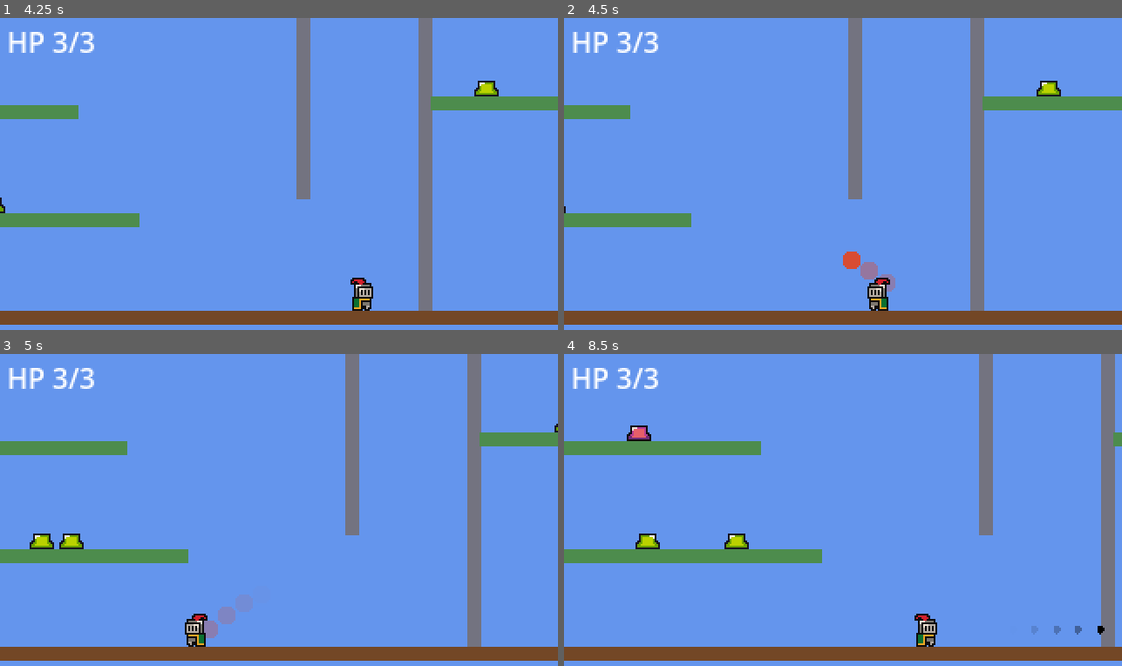
Above: before the commit, frames 1-4 (two rows, left to right).
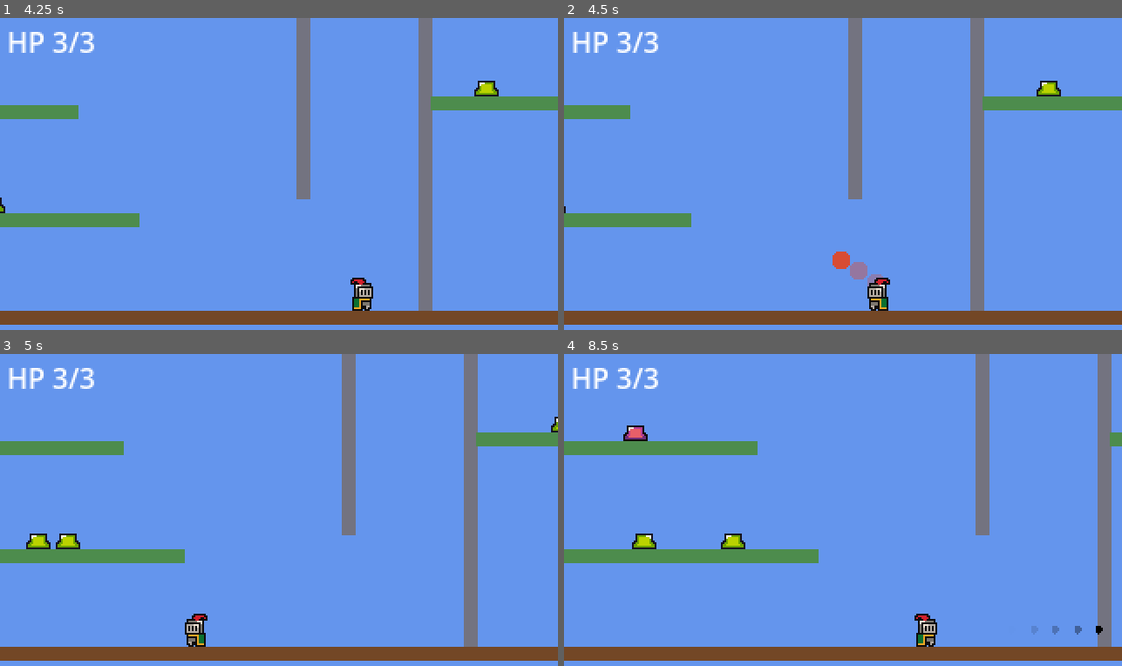
Above: after the commit, the same moments.

Repository: SolutionsByCarson/ScratchPad
Game: Godot game, scene res://scenes/main.tscn
The game is run twice, just before and just after one commit, with the same random seed, the same clock (stepped at 60 frames per second) and the same inputs.
Inputs:
- Up to frame 1 (4.25 s): hold D (move_right) 0.53-2.03 s; tap Shift (dash) at 0.6, 1.55, 2.1, 3.05 s; tap Space (jump) at 0.77, 1.52, 3.02, 3.77 s; tap S (slam) at 0.8, 1.35, 2.3, 3.6 s; hold A (move_left) 2.03-2.78 s; hold D (move_right) from 2.78 s (still down); tap J (shoot) at 2.85 s
- Up to frame 2 (4.5 s): release D (move_right) at 4.28 s; hold A (move_left) from 4.28 s (still down); tap K (throw) at 4.35 s
- Up to frame 3 (5 s): keep holding A (move_left); tap Space (jump) at 4.52 s; tap Shift (dash) at 4.55 s
- Up to frame 4 (8.5 s): release A (move_left) at 5.03 s; hold D (move_right) 5.03-5.78 s; tap Shift (dash) at 5.1, 6.05, 6.6, 7.55 s; tap S (slam) at 5.3, 5.85, 6.8, 8.1 s; hold A (move_left) 5.78-7.28 s; tap Space (jump) at 6.02, 6.77, 7.52 s; hold D (move_right) from 7.28 s (still down); tap J (shoot) at 7.35 s

Frame 1 is identical in both runs. In frame 2, 0.5% of the frame differs, in the area x 48-60%, y 74-88%; in frame 3, 2.5%, in the area x 4-100%, y 0-94%; in frame 4, 2.3%.

Commit message:
Grenade bounces (5s fuse, contact-detonate, 2 dmg); slam i-frames; damage flash
Grenade reworked: Area2D -> CharacterBody2D. Uses move_and_collide so
it physically bounces off walls/floor/platforms — velocity reflects
off the collision normal with BOUNCE_DAMP 0.55. Does NOT explode on
surfaces anymore. Detonates only on:
  - 5s LIFETIME fuse (was 4s, instant on any contact)
  - contact with the player (move_and_collide collider in "player"
    group), gated by 0.15s ARM_TIME so it can't self-detonate on the
    thrower at spawn
  - proximity to any "enemy" (CONTACT_RADIUS 9px; slimes are Area2D
    so they don't block move_and_collide)
On explode: enemies within 48px take 1 dmg; player within 48px takes
PLAYER_DAMAGE (2). THROW_OFFSET.x 10 -> 16 so the physical grenade
spawns clear of the player's body.

Player: take_damage now also bails if _slamming — slamming onto a
slime grants a brief invulnerability window (no damage taken).

Player: _flash_red() tints the sprite red on damage and tweens back
to white over 0.4s. Runs alongside the existing scale logic
(modulate is independent of scale).

Co-Authored-By: Claude Opus 4.7 (1M context) <noreply@anthropic.com>

Diff:
--- a/scenes/grenade.tscn
+++ b/scenes/grenade.tscn
@@ -5,7 +5,7 @@
 [sub_resource type="CircleShape2D" id="circle"]
 radius = 5.0
 
-[node name="Grenade" type="Area2D"]
+[node name="Grenade" type="CharacterBody2D"]
 script = ExtResource("1_grenade")
 
 [node name="Visual" type="Polygon2D" parent="."]
--- a/scripts/grenade.gd
+++ b/scripts/grenade.gd
@@ -1,43 +1,54 @@
-extends Area2D
+extends CharacterBody2D
 
 const THROW_SPEED_X := 200.0
 const THROW_SPEED_Y := -180.0
 const GRAVITY := 700.0
 const EXPLOSION_RADIUS := 48.0
+const CONTACT_RADIUS := 9.0
+const PLAYER_DAMAGE := 2
+const BOUNCE_DAMP := 0.55
+const LIFETIME := 5.0
+const ARM_TIME := 0.15
 const TRAIL_INTERVAL := 0.04
 const TRAIL_DURATION := 0.28
-const LIFETIME := 4.0
 
 var direction: float = 1.0
-var _velocity: Vector2 = Vector2.ZERO
 var _trail_timer := 0.0
 var _life_left := LIFETIME
+var _arm_left := ARM_TIME
 var _exploded := false
 
 
 func _ready() -> void:
-	_velocity = Vector2(direction * THROW_SPEED_X, THROW_SPEED_Y)
-	body_entered.connect(_on_body_entered)
+	velocity = Vector2(direction * THROW_SPEED_X, THROW_SPEED_Y)
 
 
 func _physics_process(delta: float) -> void:
 	if _exploded:
 		return
-	_velocity.y += GRAVITY * delta
-	position += _velocity * delta
+	_arm_left = max(0.0, _arm_left - delta)
+	velocity.y += GRAVITY * delta
+	var collision := move_and_collide(velocity * delta)
+	if collision != null:
+		var collider: Object = collision.get_collider()
+		if _arm_left <= 0.0 and collider != null and (collider as Node).is_in_group("player"):
+			_explode()
+			return
+		velocity = velocity.bounce(collision.get_normal()) * BOUNCE_DAMP
+
+	for enemy in get_tree().get_nodes_in_group("enemy"):
+		if enemy is Node2D and global_position.distance_to((enemy as Node2D).global_position) <= CONTACT_RADIUS:
+			_explode()
+			return
+
 	_trail_timer -= delta
 	if _trail_timer <= 0.0:
 		_spawn_trail()
 		_trail_timer = TRAIL_INTERVAL
+
 	_life_left -= delta
 	if _life_left <= 0.0:
 		_explode()
-
-
-func _on_body_entered(body: Node) -> void:
-	if body.is_in_group("player"):
-		return
-	_explode()
 
 
 func _explode() -> void:
@@ -53,6 +64,10 @@
 					e.take_damage(1)
 				else:
 					e.queue_free()
+	var player := get_tree().get_first_node_in_group("player")
+	if player is Node2D and player.has_method("take_damage"):
+		if global_position.distance_to((player as Node2D).global_position) <= EXPLOSION_RADIUS:
+			player.take_damage(PLAYER_DAMAGE)
 	queue_free()
 
 
--- a/scripts/player.gd
+++ b/scripts/player.gd
@@ -31,7 +31,7 @@
 const FRUIT_SCENE := preload("res://scenes/fruit.tscn")
 const SHOOT_OFFSET := Vector2(12.0, -3.0)
 const GRENADE_SCENE := preload("res://scenes/grenade.tscn")
-const THROW_OFFSET := Vector2(10.0, -6.0)
+const THROW_OFFSET := Vector2(16.0, -6.0)
 
 const MAX_HEALTH := 3
 const INVULN_TIME := 1.0
@@ -82,14 +82,21 @@
 
 
 func take_damage(amount: int = 1) -> void:
-	if _invuln_left > 0.0 or is_in_group("dashing"):
+	if _invuln_left > 0.0 or is_in_group("dashing") or _slamming:
 		return
 	_health -= amount
 	_invuln_left = INVULN_TIME
 	Audio.play_sfx("hurt")
+	_flash_red()
 	_update_hp_ui()
 	if _health <= 0:
 		_die()
+
+
+func _flash_red() -> void:
+	sprite.modulate = Color(1.0, 0.3, 0.3, 1.0)
+	var tween := create_tween()
+	tween.tween_property(sprite, "modulate", Color.WHITE, 0.4)
 
 
 func _die() -> void:
